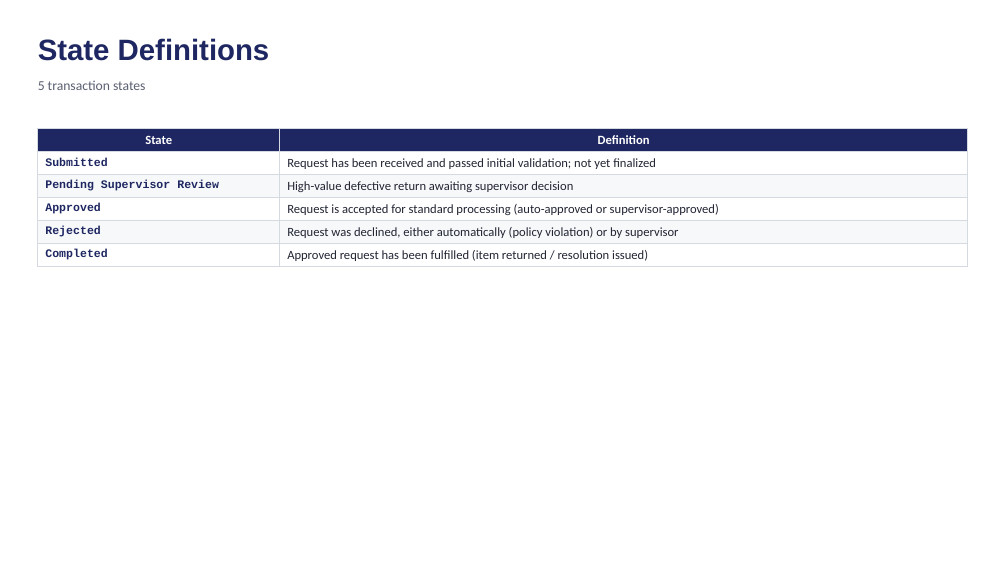
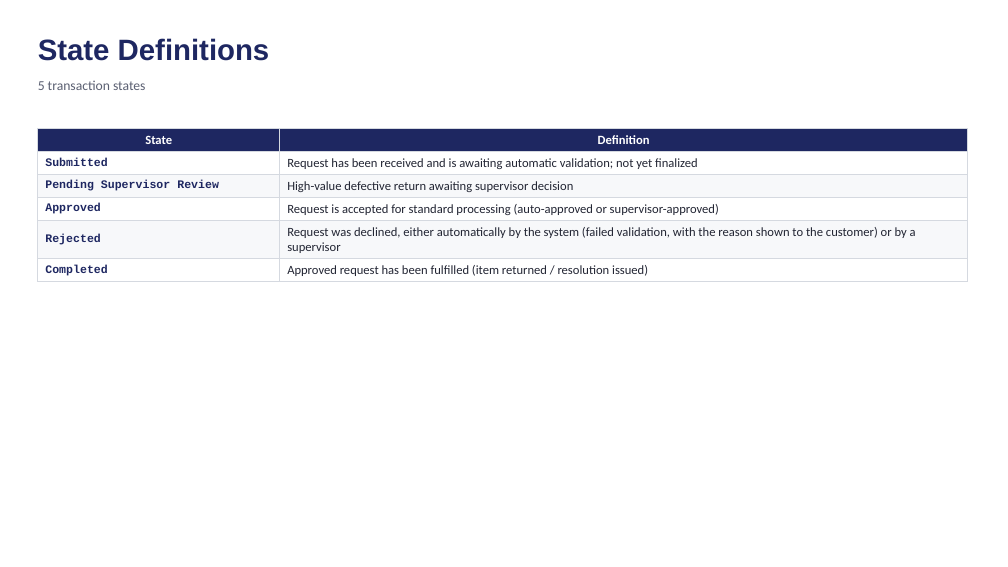
Before and after one commit to UH-MIS3371/MIS3371-Section26252-Group3, a slide deck: slide 2 of docs/03-system-design/state-model-v1.pptx. Drawn at 1008x567 pixels with LibreOffice and Linux fonts; fonts in the diff are those of the drawing. Boxes give left, top, right and bottom in pixels: in the first picture for what was removed or moved away, otherwise in the second. Text is boxed around its words. In the diff, an @@ line names an element or a change of style, - is before the commit and + after.

```diff
--- a/docs/03-system-design/state-model-v1.pptx
+++ b/docs/03-system-design/state-model-v1.pptx
@@ table at box(38, 129, 968, 280) @@
-row 2, column 2: Request has been received and passed initial validation; not yet finalized
+row 2, column 2: Request has been received and is awaiting automatic validation; not yet finalized
-row 5, column 2: Request was declined, either automatically (policy violation) or by supervisor
+row 5, column 2: Request was declined, either automatically by the system (failed validation, with the reason shown to the customer) or by a supervisor
```
Also in this commit, not shown: 2 other slides changed.
